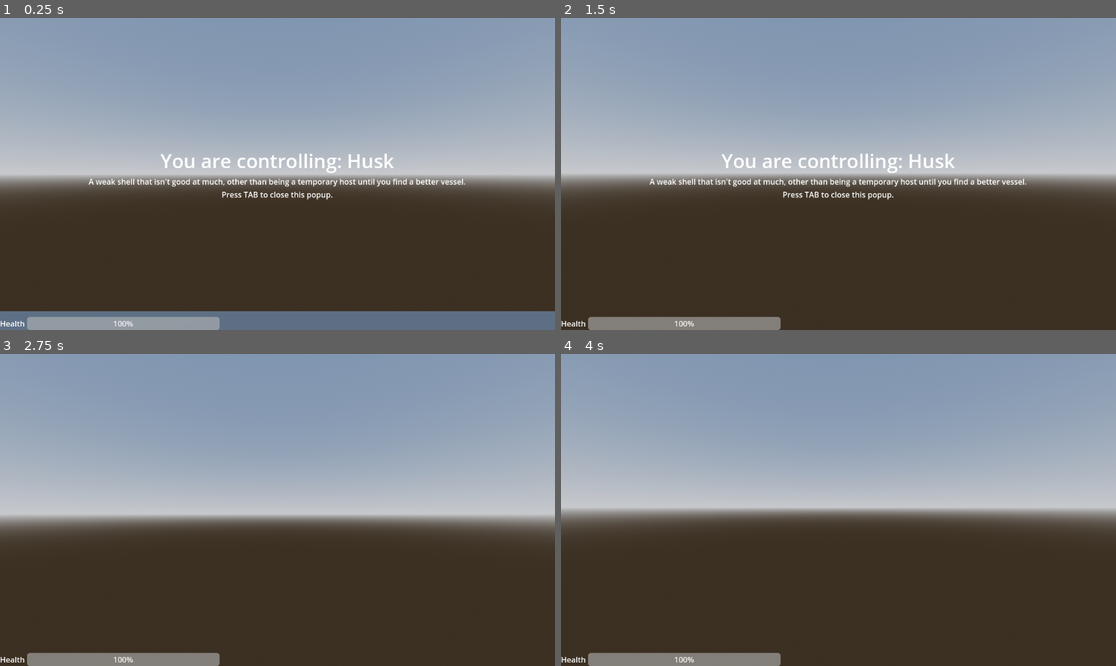
Above: before the commit, frames 1-4 (two rows, left to right).
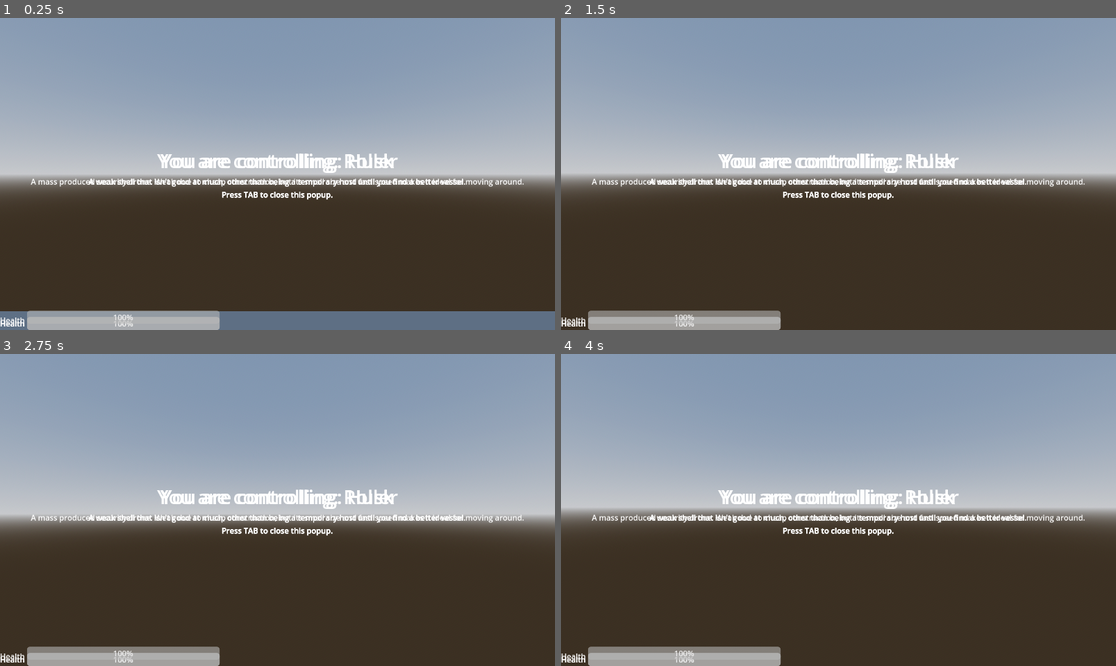
Above: after the commit, the same moments.

Repository: city-high-rider/soulswap
Game: Godot game, scene res://test_level.tscn
The game is run twice, just before and just after one commit, with the same random seed, the same clock (stepped at 60 frames per second) and the same inputs. The project has no main scene, so this scene is started directly.
Inputs (mouse positions are in pixels of both pictures, inside the frame that each line leads up to):
- Up to frame 1 (0.25 s): no input
- Up to frame 2 (1.5 s): tap Enter at 0.5 s; move the mouse to (866, 174) at 0.52 s; hold W (forward) from 0.53 s (still down); tap F (possess) at 0.6, 1.35 s; tap Space at 1.25 s; move the mouse to (810, 174) at 1.27 s
- Up to frame 3 (2.75 s): keep holding W (forward); tap Enter at 2 s; move the mouse to (288, 503) at 2.02 s; tap Tab (toggle_info) at 2.1 s; tap F (possess) at 2.3 s
- Up to frame 4 (4 s): keep holding W (forward); tap Space at 2.75 s; move the mouse to (832, 516) at 2.77 s; tap F (possess) at 2.85, 3.6 s; tap Enter at 3.5 s; move the mouse to (877, 513) at 3.52 s

The runs differ from the first frame. In frame 1, 3.3% of the frame differs, in the area x 0-95%, y 43-99%; in frame 2, 4.0%; in frame 3, 4.8%; in frame 4, 4.8%, in the area x 0-95%, y 43-100%.
Error after the commit: Cannot call method 'show' on a null value. (res://components/possessable_body.gd:26)

Commit message:
make player UI its own scene

Diff:
--- a/components/UI/body_information.tscn
+++ b/components/UI/body_information.tscn
@@ -17,7 +17,7 @@
 [node name="BodyName" type="Label" parent="VBoxContainer"]
 layout_mode = 2
 theme_override_font_sizes/font_size = 40
-text = "You are controlling: "
+text = "You are controlling: ??"
 horizontal_alignment = 1
 
 [node name="BodyInfo" type="Label" parent="VBoxContainer"]
--- /dev/null
+++ b/components/UI/player_ui.tscn
@@ -0,0 +1,13 @@
+[gd_scene load_steps=2 format=3 uid="uid://dvlfw4kqxil1t"]
+
+[ext_resource type="Script" path="res://components/UI/UI.gd" id="1_81p54"]
+
+[node name="PlayerUI" type="Control" node_paths=PackedStringArray("body_info")]
+layout_mode = 3
+anchors_preset = 15
+anchor_right = 1.0
+anchor_bottom = 1.0
+grow_horizontal = 2
+grow_vertical = 2
+script = ExtResource("1_81p54")
+body_info = NodePath("")
--- a/components/possessable_body.gd
+++ b/components/possessable_body.gd
@@ -34,7 +34,8 @@
 		"possess":
 			if head.look_ray.get_collider() is Shell:
 				var new_host : Shell = head.look_ray.get_collider()
-				new_host.change_ghost(ghost)
+				set_physics_process(false)
+				new_host.call_deferred("change_ghost", ghost)
 				queue_free()
 		"toggle_info":
 			UI.toggle_body_info()
@@ -55,9 +56,8 @@
 		ghost.queue_free()
 
 	# then, attach the new one.
-	ghost = new_ghost
+	ghost = new_ghost.duplicate()
 	ghost.emitted_output.connect(_on_ghost_emitted_output)
-	ghost.get_parent().remove_child(ghost)
 	add_child(ghost)
 
 	# Show or hide the UI
--- a/player/player_body.tscn
+++ b/player/player_body.tscn
@@ -7,9 +7,9 @@
 [ext_resource type="Script" path="res://components/state_machine.gd" id="4_6reha"]
 [ext_resource type="Script" path="res://player/idle.gd" id="6_xeyt5"]
 [ext_resource type="Script" path="res://player/move.gd" id="7_g40tn"]
-[ext_resource type="Script" path="res://components/UI/UI.gd" id="7_slyyp"]
 [ext_resource type="PackedScene" uid="uid://cq5g02v88a56k" path="res://components/UI/health_bar.tscn" id="8_b0uty"]
 [ext_resource type="Script" path="res://player/Label.gd" id="8_m1f34"]
+[ext_resource type="PackedScene" uid="uid://dvlfw4kqxil1t" path="res://components/UI/player_ui.tscn" id="8_sm05t"]
 [ext_resource type="PackedScene" uid="uid://clsubmog0dnfk" path="res://components/UI/body_information.tscn" id="10_pacg2"]
 
 [sub_resource type="CapsuleShape3D" id="CapsuleShape3D_ng65v"]
@@ -22,7 +22,7 @@
 head = NodePath("head")
 ghost = NodePath("")
 state_machine = NodePath("StateMachine")
-UI = NodePath("UI")
+UI = NodePath("")
 
 [node name="Hitbox" type="CollisionShape3D" parent="." node_paths=PackedStringArray("health_component")]
 shape = SubResource("CapsuleShape3D_ng65v")
@@ -49,17 +49,9 @@
 script = ExtResource("7_g40tn")
 idle_state = NodePath("../idle")
 
-[node name="UI" type="Control" parent="." node_paths=PackedStringArray("body_info")]
-layout_mode = 3
-anchors_preset = 15
-anchor_right = 1.0
-anchor_bottom = 1.0
-grow_horizontal = 2
-grow_vertical = 2
-script = ExtResource("7_slyyp")
-body_info = NodePath("BodyInformation")
+[node name="PlayerUI" parent="." instance=ExtResource("8_sm05t")]
 
-[node name="HealthBar" parent="UI" node_paths=PackedStringArray("health") instance=ExtResource("8_b0uty")]
+[node name="HealthBar" parent="PlayerUI" node_paths=PackedStringArray("health") instance=ExtResource("8_b0uty")]
 layout_mode = 1
 anchors_preset = 2
 anchor_top = 1.0
@@ -71,15 +63,15 @@
 grow_vertical = 0
 health = NodePath("../../HealthComponent")
 
-[node name="Label" type="Label" parent="UI"]
+[node name="Label" type="Label" parent="PlayerUI"]
 layout_mode = 0
 offset_right = 40.0
 offset_bottom = 23.0
 script = ExtResource("8_m1f34")
 
-[node name="BodyInformation" parent="UI" instance=ExtResource("10_pacg2")]
+[node name="BodyInformation" parent="PlayerUI" instance=ExtResource("10_pacg2")]
 layout_mode = 1
 shell_name = "Husk"
 shell_description = "A weak shell that isn't good at much, other than being a temporary host until you find a better vessel."
 
-[connection signal="switched_state" from="StateMachine" to="UI/Label" method="_on_state_machine_switched_state"]
+[connection signal="switched_state" from="StateMachine" to="PlayerUI/Label" method="_on_state_machine_switched_state"]
--- a/roller_body.tscn
+++ b/roller_body.tscn
@@ -5,9 +5,9 @@
 [ext_resource type="Script" path="res://components/health_component.gd" id="3_ogw27"]
 [ext_resource type="PackedScene" uid="uid://s4xxvp4y718y" path="res://components/player_head.tscn" id="4_cgkt8"]
 [ext_resource type="Script" path="res://components/state_machine.gd" id="4_mt13q"]
-[ext_resource type="Script" path="res://components/UI/UI.gd" id="4_uwp5g"]
 [ext_resource type="Script" path="res://player/idle.gd" id="5_4qmvs"]
 [ext_resource type="PackedScene" uid="uid://cq5g02v88a56k" path="res://components/UI/health_bar.tscn" id="5_18nsp"]
+[ext_resource type="PackedScene" uid="uid://dvlfw4kqxil1t" path="res://components/UI/player_ui.tscn" id="7_hxkvw"]
 [ext_resource type="PackedScene" uid="uid://clsubmog0dnfk" path="res://components/UI/body_information.tscn" id="7_yux01"]
 
 [sub_resource type="SphereShape3D" id="SphereShape3D_82ide"]
@@ -19,7 +19,7 @@
 health = NodePath("HealthComponent")
 head = NodePath("Camera3D")
 state_machine = NodePath("StateMachine")
-UI = NodePath("PlayerUI")
+UI = NodePath("")
 
 [node name="Hitbox" type="CollisionShape3D" parent="." node_paths=PackedStringArray("health_component")]
 shape = SubResource("SphereShape3D_82ide")
@@ -42,14 +42,7 @@
 [node name="idle" type="Node" parent="StateMachine"]
 script = ExtResource("5_4qmvs")
 
-[node name="PlayerUI" type="Control" parent="." node_paths=PackedStringArray("body_info")]
-layout_mode = 3
-anchors_preset = 15
-anchor_right = 1.0
-anchor_bottom = 1.0
-grow_horizontal = 2
-grow_vertical = 2
-script = ExtResource("4_uwp5g")
+[node name="PlayerUI" parent="." node_paths=PackedStringArray("body_info") instance=ExtResource("7_hxkvw")]
 body_info = NodePath("BodyInformation")
 
 [node name="BodyInformation" parent="PlayerUI" instance=ExtResource("7_yux01")]
